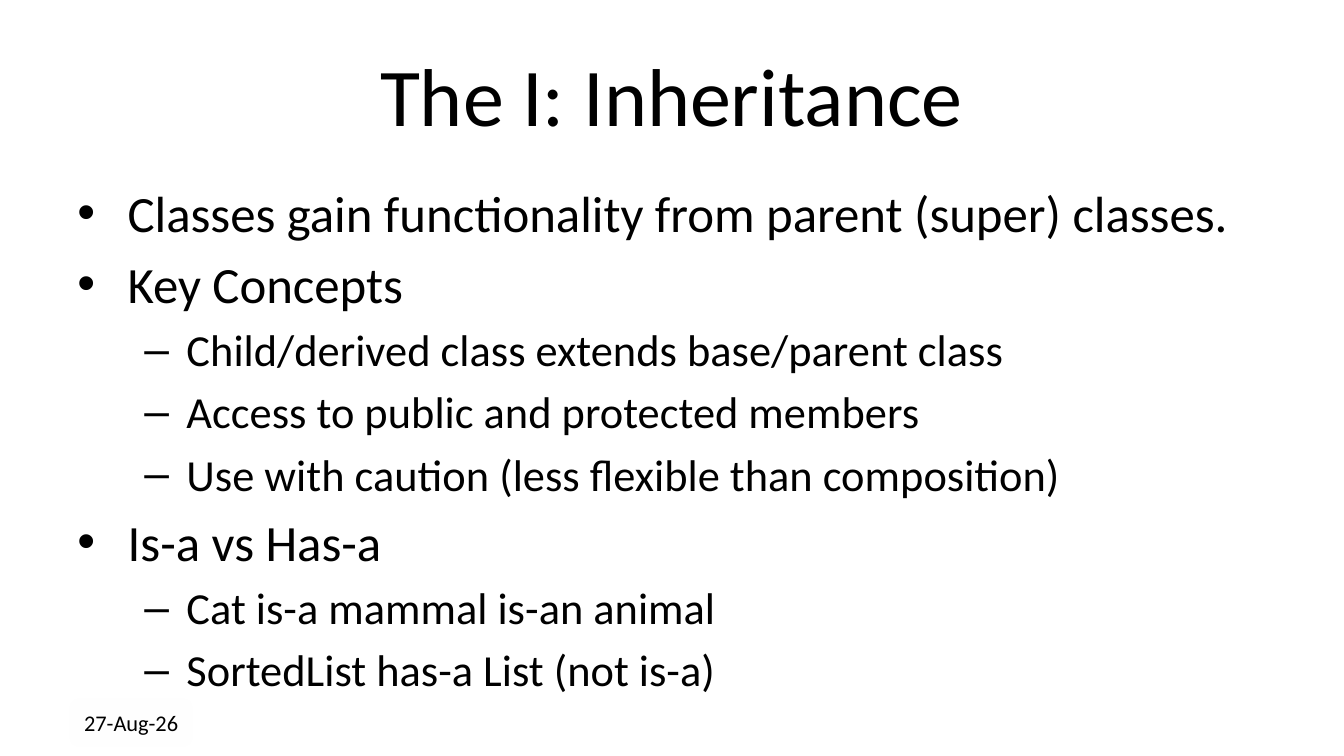
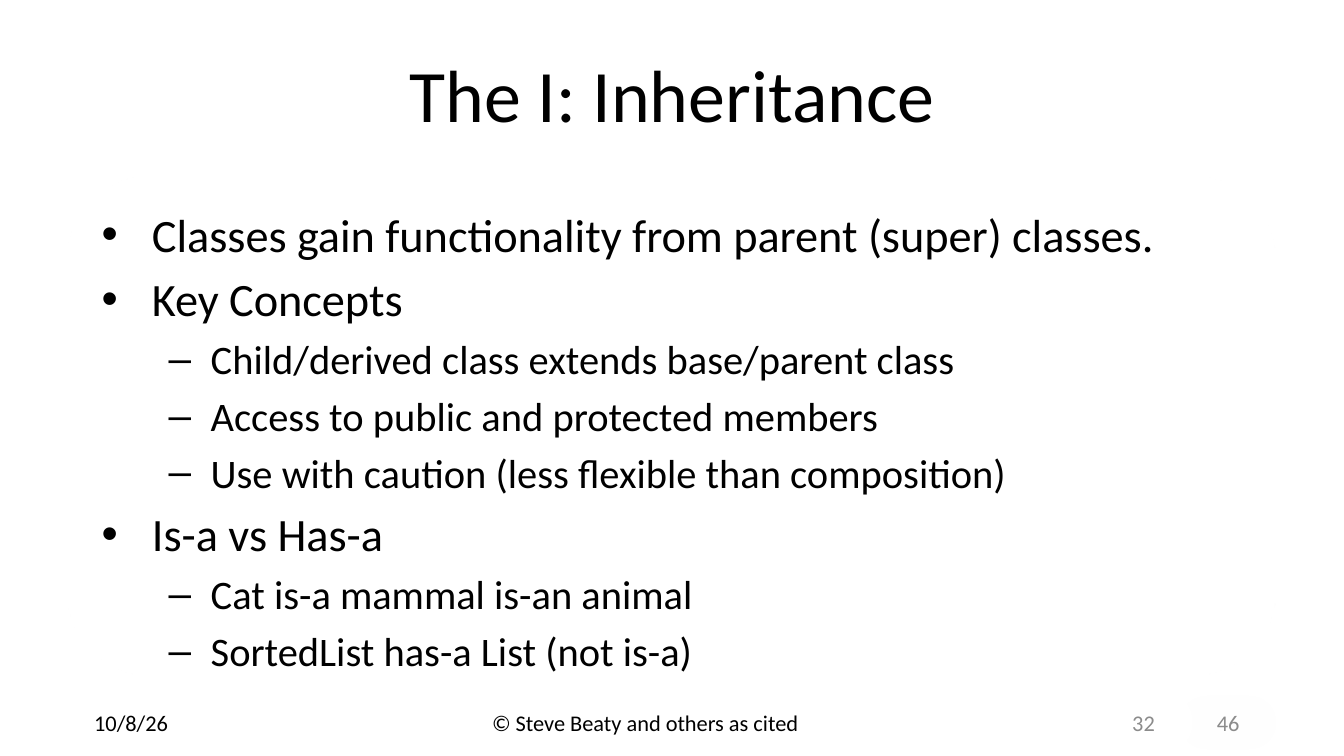
Before and after one commit to drb80/WebAppDev, a slide deck: slide 32 of Slides/Chapter02.pptx. Drawn at 1344x756 pixels with LibreOffice and Linux fonts; fonts in the diff are those of the drawing; background and template pictures are left out. Boxes give left, top, right and bottom in pixels: in the first picture for what was removed or moved away, otherwise in the second. Text is boxed around its words. In the diff, an @@ line names an element or a change of style, - is before the commit and + after.

```diff
--- a/Slides/Chapter02.pptx
+++ b/Slides/Chapter02.pptx
@@ title "The I: Inheritance" at <box>409,70,935,123</box>: size 58.7 to 52.8 pt @@
@@ text "Classes gain functionality from parent ..." at <box>152,218,1153,672</box>: size 36.3 to 33.1 pt in "Classes gain functionality from parent (super) classes.", "Key Concepts", "Is-a vs Has-a"; size 31.7 to 28.9 pt in "Child/derived class extends base/parent class", "Access to public and protected members", "Use with caution (less flexible than composition)", "Cat is-a mammal is-an animal" and 1 more places @@
@@ text removed at <box>84,716,178,735</box> @@
-27-Aug-26
@@ text added at <box>94,715,168,732</box>, 16 pt, text #000000 @@
+10/8/26
@@ text added at <box>516,715,798,735</box>, 16 pt, text #000000 @@
+© Steve Beaty and others as cited
@@ page number added at <box>1132,716,1155,731</box>, 16 pt, text #8C8C8C @@
+32
@@ text added at <box>1217,716,1240,731</box>, 16 pt, text #8C8C8C @@
+46
```
Also in this commit, not shown: 39 other slides changed, 6 slides added, 6 slides removed, 8 other files.
